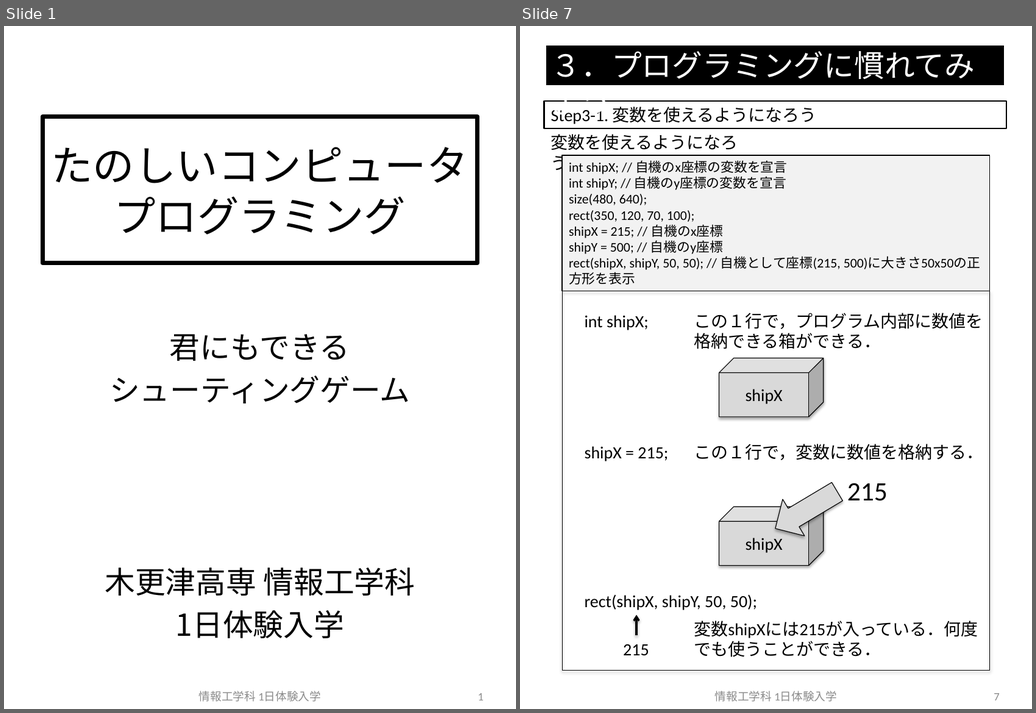
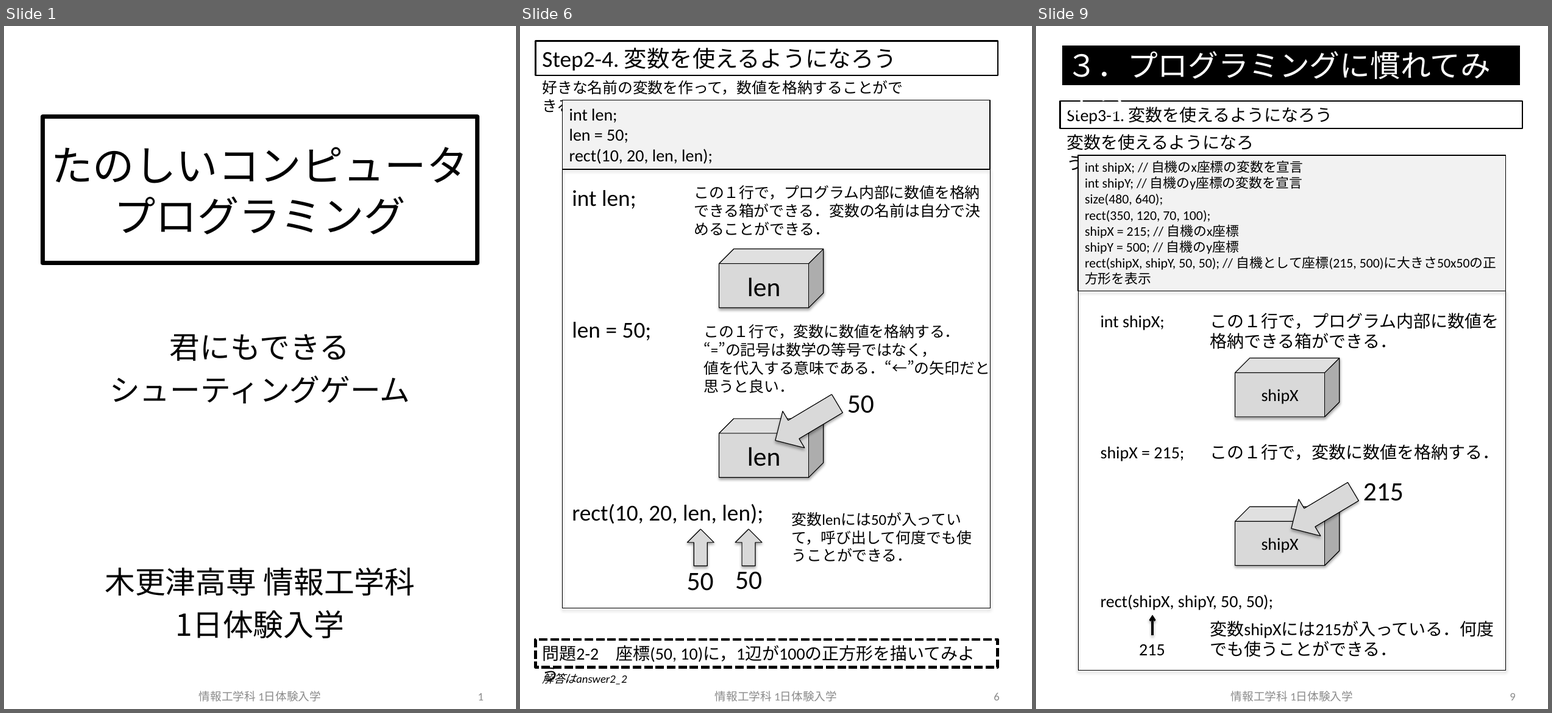
Before and after one commit to crotsu/ShootingGame_Taiken, a slide deck: Document/body.pptx. Shown side by side, each under a label of ours: slides 1 and 7 before the commit, slides 1, 6 and 9 after it; the slides between them are not shown. The pictures are 1036x713 and 1552x713 pixels, drawn with LibreOffice and Linux fonts; fonts in the diff are those of the drawing. Boxes give left, top, right and bottom in pixels: in the first picture for what was removed or moved away, otherwise in the second. Text is boxed around its words. In the diff, an @@ line names an element or a change of style, - is before the commit and + after.

```diff
--- a/Document/body.pptx
+++ b/Document/body.pptx
@@ slide 6 added at bbox=[520, 26, 1032, 709], background #FFFFFF @@
@@ rectangle added at bbox=[536, 41, 998, 75], outline #000000 1.5 pt, 24 pt, text #000000 @@
+Step2-4. 変数を使えるようになろう
@@ text added at bbox=[542, 80, 903, 95], 16 pt, text #000000 @@
+好きな名前の変数を作って，数値を格納することができる．
@@ rectangle added at bbox=[562, 100, 990, 169], fill #F2F2F2, outline #000000 1 pt, 18 pt, text #000000 @@
+int len;
+len = 50;
+rect(10, 20, len, len);
@@ rectangle added at bbox=[562, 169, 990, 608], outline #000000 0.75 pt @@
@@ text added at bbox=[572, 190, 637, 209], 24 pt, text #000000 @@
+int len;
@@ text added at bbox=[694, 185, 981, 236], 16 pt, text #000000 @@
+この１行で，プログラム内部に数値を格納できる箱ができる．変数の名前は自分で決めることができる．
@@ cube added at bbox=[719, 249, 824, 307], fill #D9D9D9, outline #000000 0.75 pt, 28 pt, text #000000 @@
+len
@@ text added at bbox=[572, 322, 652, 341], 24 pt, text #000000 @@
+len = 50;
@@ text added at bbox=[704, 324, 990, 393], 16 pt, text #000000 @@
+この１行で，変数に数値を格納する．“=”の記号は数学の等号ではなく，
+値を代入する意味である．“←”の矢印だと思うと良い．
@@ left arrow added at bbox=[765, 385, 849, 459], fill #D9D9D9, outline #000000 0.75 pt @@
@@ text added at bbox=[848, 395, 874, 413], 28 pt, text #000000 @@
+50
@@ cube added at bbox=[719, 419, 824, 477], fill #D9D9D9, outline #000000 0.75 pt, 28 pt, text #000000 @@
+len
@@ text added at bbox=[572, 504, 763, 524], 24 pt, text #000000 @@
+rect(10, 20, len, len);
@@ text added at bbox=[792, 512, 972, 562], 16 pt, text #000000 @@
+変数lenには50が入っていて，呼び出して何度でも使うことができる．
@@ left arrow added at bbox=[688, 529, 715, 566], fill #D9D9D9, outline #000000 0.75 pt @@
@@ left arrow added at bbox=[735, 529, 762, 566], fill #D9D9D9, outline #000000 0.75 pt @@
@@ text added at bbox=[687, 573, 714, 591], 28 pt, text #000000 @@
+50
@@ text added at bbox=[735, 567, 762, 590], 28 pt, text #000000 @@
+50
@@ rectangle added at bbox=[536, 640, 998, 667], outline #000000 3 pt dashed, 18 pt, text #000000 @@
+問題2-2 座標(50, 10)に，1辺が100の正方形を描いてみよう
@@ text added at bbox=[542, 671, 627, 685], 12 pt, text #000000, italic @@
+解答はanswer2_2
@@ text added at bbox=[715, 691, 837, 702], 12 pt, text #8C8C8C @@
+情報工学科 1日体験入学
@@ page number added at bbox=[994, 693, 999, 701], 12 pt, text #8C8C8C @@
+6
@@ what was slide 7 is now slide 9 @@
@@ page number at bbox=[1510, 693, 1515, 701]: text changed @@
-7
+9
```
Also in this commit, not shown: 6 slides changed, 4 other slides added, 9 other files.
